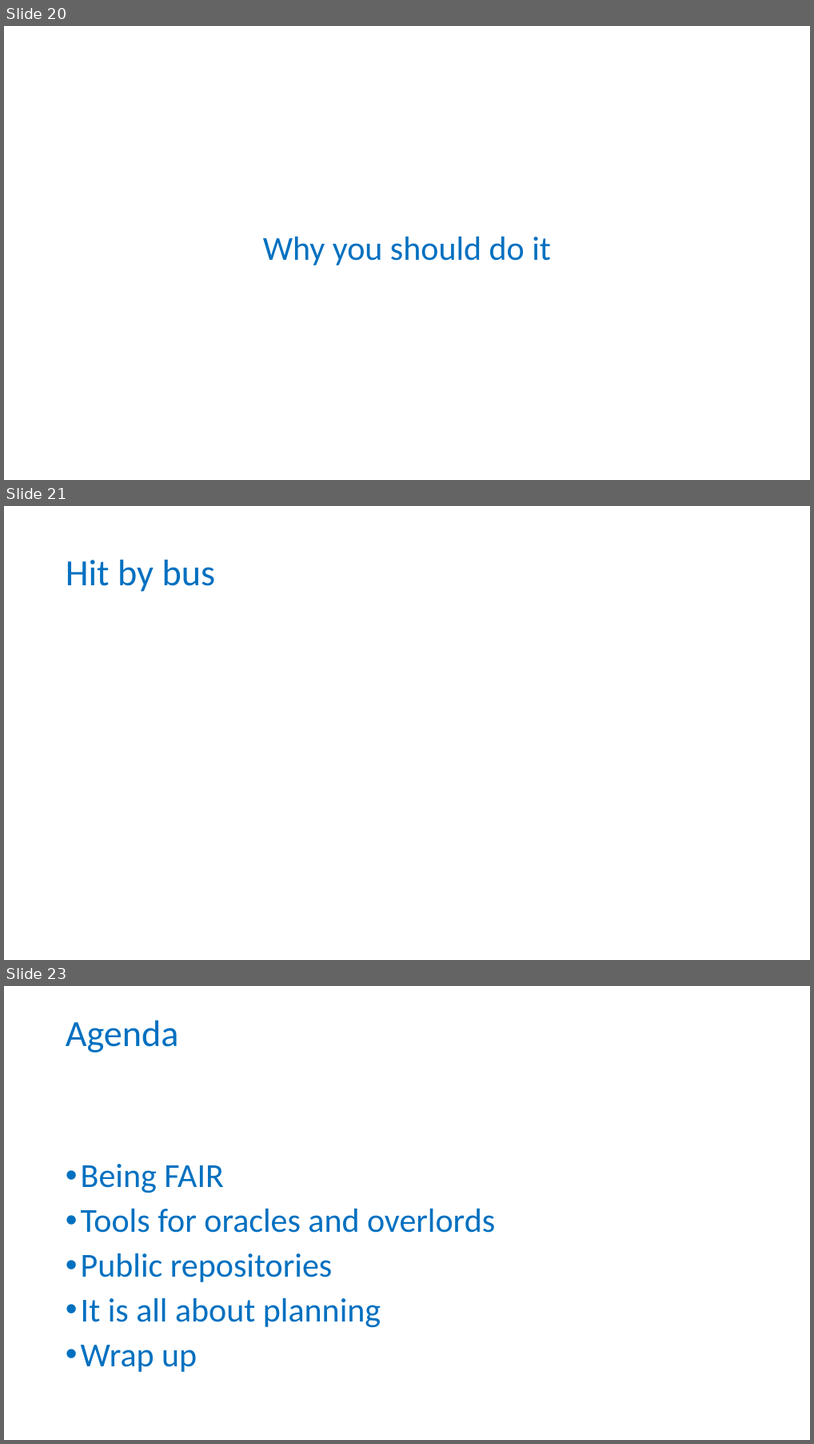
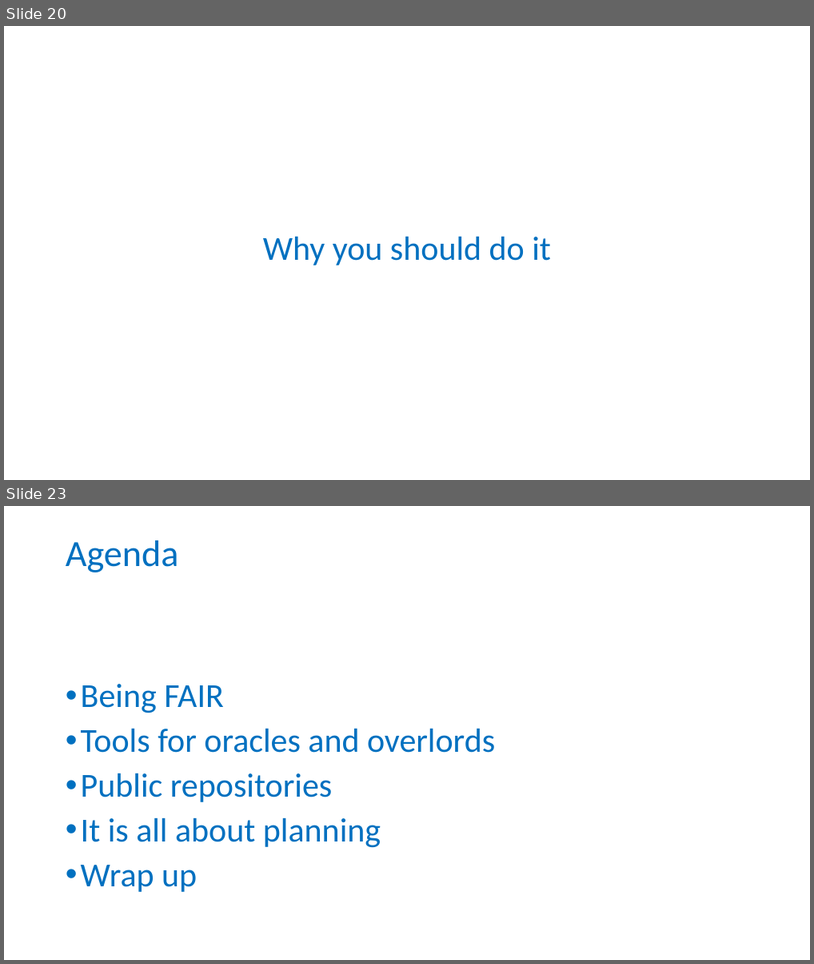
Before and after one commit to carpentries-incubator/fair-for-leaders, a slide deck: instructors/01-Why_are_we_here.pptx. Shown one above the other, each under a label of ours: slides 20, 21 and 23 before the commit, slides 20 and 23 after it; the slides between them are not shown. The pictures are 814x1444 and 814x964 pixels, drawn with LibreOffice and Linux fonts; fonts in the diff are those of the drawing; background and template pictures are left out. Boxes give left, top, right and bottom in pixels: in the first picture for what was removed or moved away, otherwise in the second. Text is boxed around its words. In the diff, an @@ line names an element or a change of style, - is before the commit and + after.

Commit message:
replaced hit-by-bus title with lottery winner and added photo of Weirs

```diff
--- a/instructors/01-Why_are_we_here.pptx
+++ b/instructors/01-Why_are_we_here.pptx
@@ slide 21 removed at bbox=[4, 506, 810, 960], background #FFFFFF @@
@@ title removed at bbox=[66, 560, 216, 592] @@
-Hit by bus
```
Also in this commit, not shown: 1 slide changed, 1 slide added.
